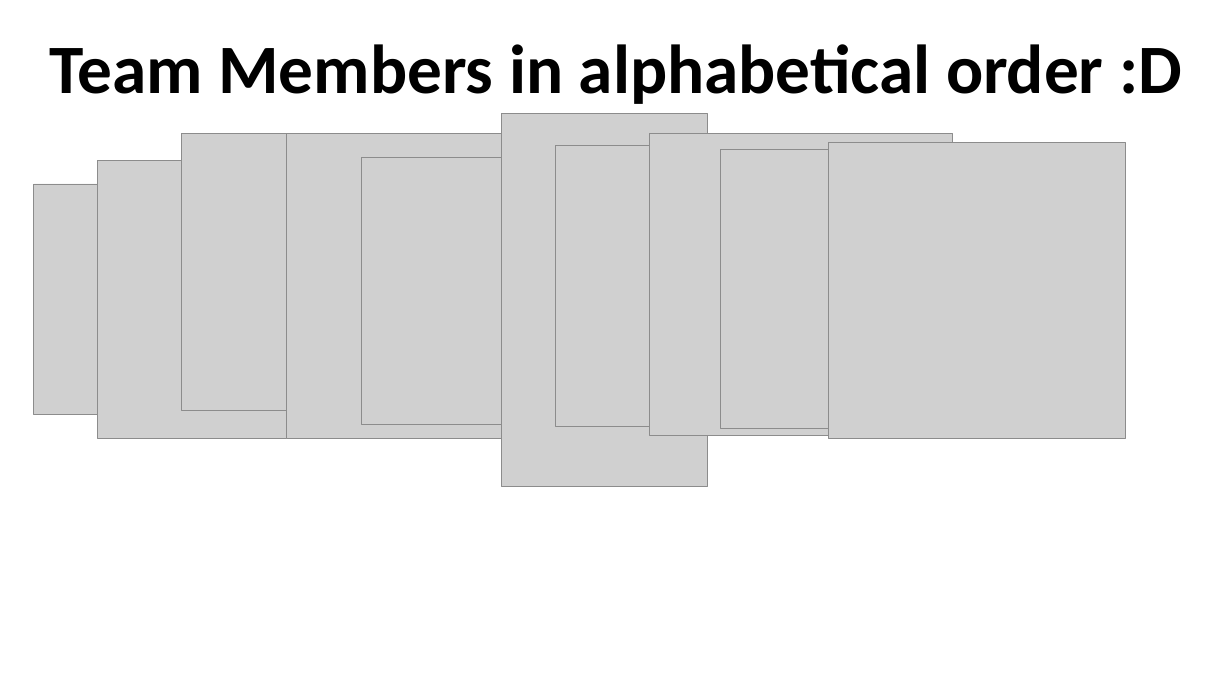
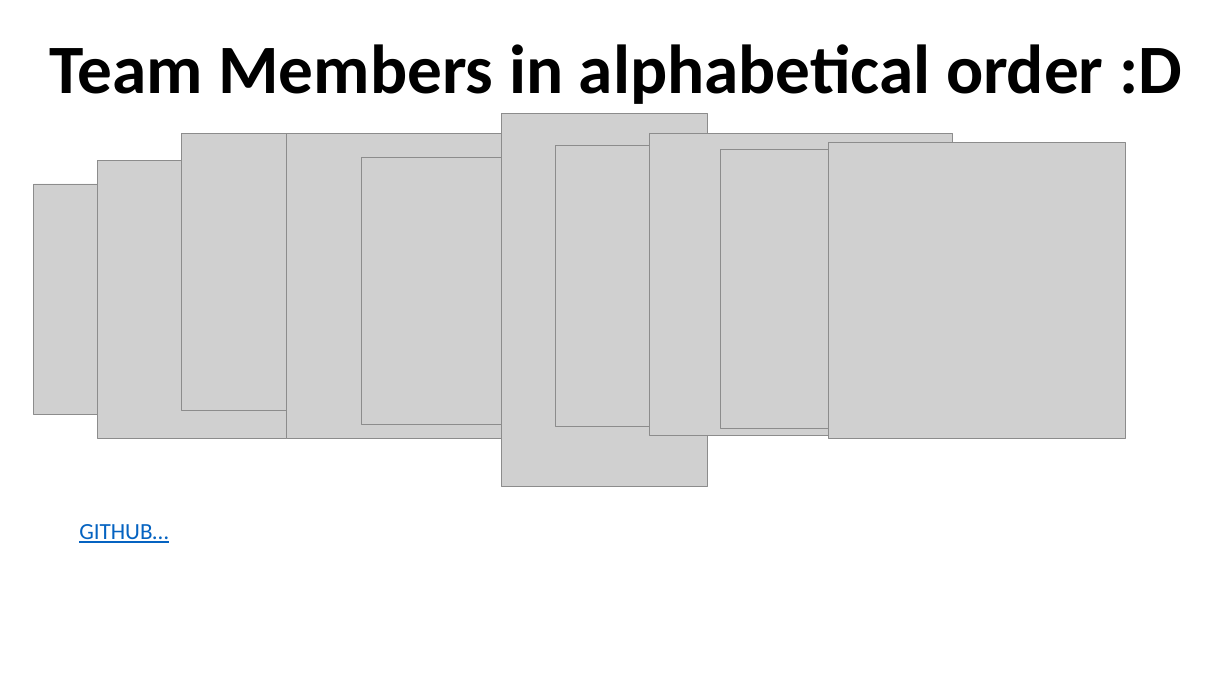
Before and after one commit to FarthorlTeamNew/FarthorlPacMan, a slide deck: slide 2 of FarthorlPacMan/Presentation, Contributions/Presentation.pptx. Drawn at 1232x693 pixels with LibreOffice and Linux fonts; fonts in the diff are those of the drawing; grey boxes stand for pictures; background and template pictures are left out. Boxes give left, top, right and bottom in pixels: in the first picture for what was removed or moved away, otherwise in the second. Text is boxed around its words. In the diff, an @@ line names an element or a change of style, - is before the commit and + after.

```diff
--- a/FarthorlPacMan/Presentation, Contributions/Presentation.pptx
+++ b/FarthorlPacMan/Presentation, Contributions/Presentation.pptx
@@ text added at (79, 524, 168, 543), 18 pt, text #0563C1, underline @@
+GITHUB…
```
Also in this commit, not shown: 3 other files.
